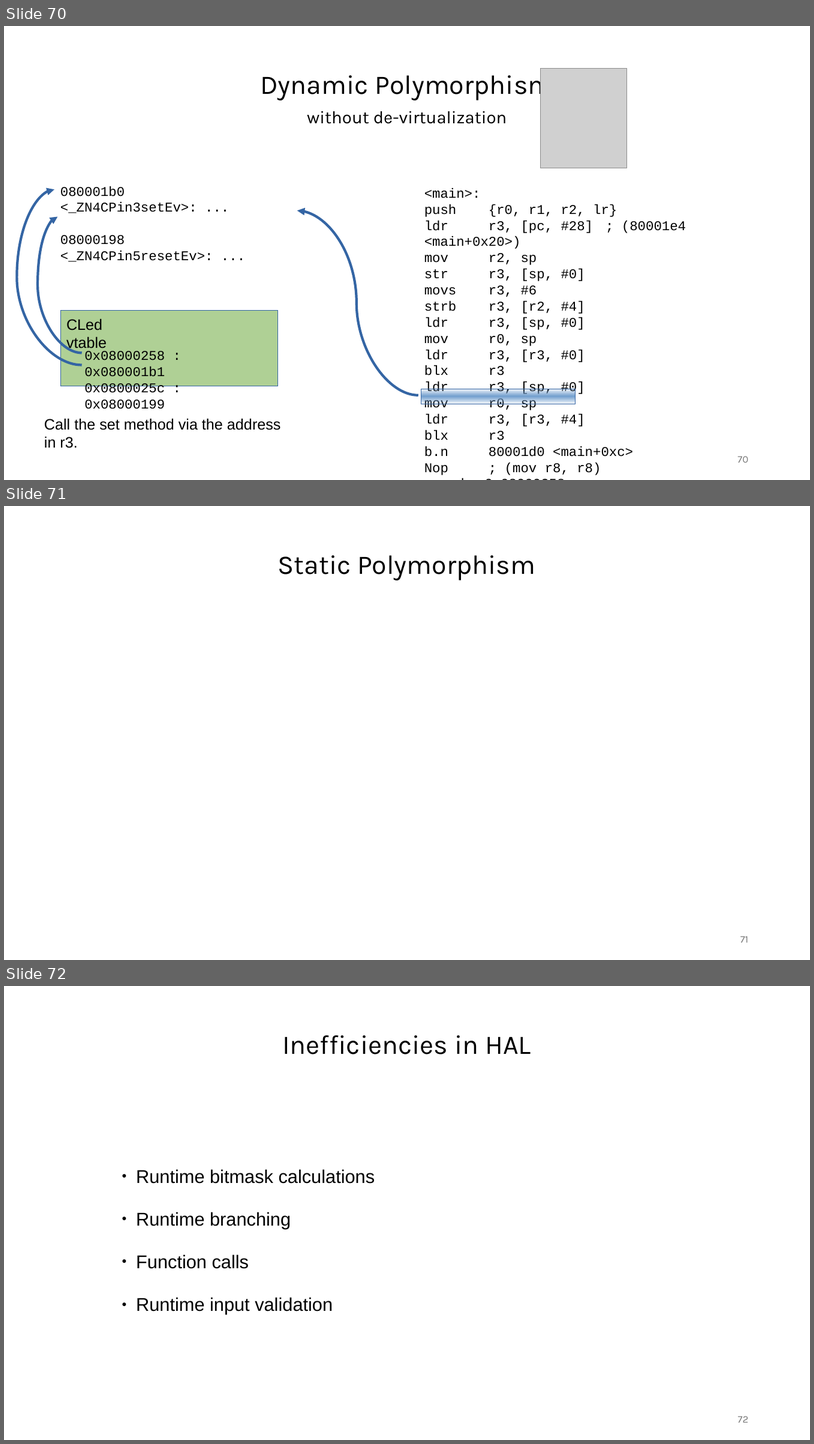
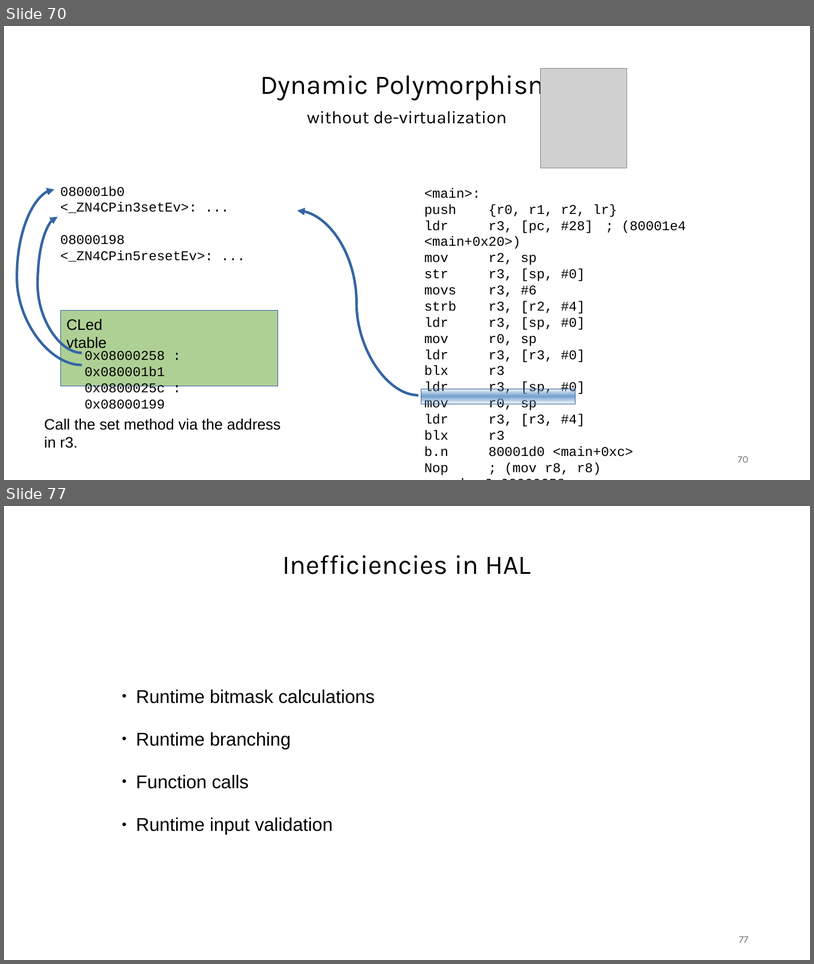
Before and after one commit to janos32783/cppcon_2024_cost_cpp_abstractions, a slide deck: presentation/cppcon.pptx. Shown one above the other, each under a label of ours: slides 70, 71 and 72 before the commit, slides 70 and 77 after it; the slides between them are not shown. The pictures are 814x1444 and 814x964 pixels, drawn with LibreOffice and Linux fonts; fonts in the diff are those of the drawing; grey boxes stand for pictures. Boxes give left, top, right and bottom in pixels: in the first picture for what was removed or moved away, otherwise in the second. Text is boxed around its words. In the diff, an @@ line names an element or a change of style, - is before the commit and + after.

Commit message:
done with static polymorphism for now

```diff
--- a/presentation/cppcon.pptx
+++ b/presentation/cppcon.pptx
@@ slide 71 removed at <box>4,506,810,960</box>, background #FFFFFF @@
@@ text removed at <box>278,555,536,580</box> @@
-Static Polymorphism
@@ page number removed at <box>741,936,749,942</box> @@
-71
@@ what was slide 72 is now slide 77 @@
@@ page number at <box>740,936,749,942</box>: text changed @@
-72
+77
```
Also in this commit, not shown: 6 slides added, 6 other files.
